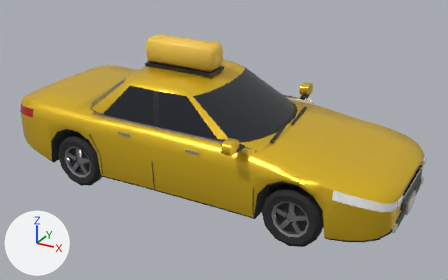
What one commit did to the glTF model app/public/world/vehicles/taxi.glb.
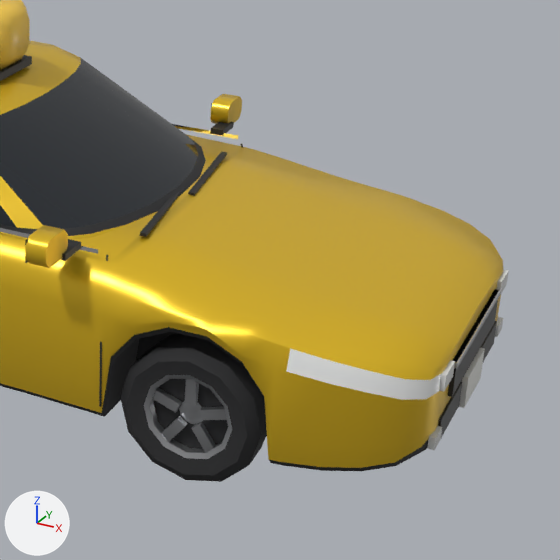
There are two pictures of each version: one whole from a camera (50 mm lens) standing at (3.51, -6.08, 3.66) and looking at (0.18, -0.03, 0.64), one close up on the part from 47% to 100% of the width and 15% to 100% of the height. Lighting does not change. The marker at lower left points along +X, +Y and +Z. The last two pictures show the newer version. Objects named as collision shapes, trigger or cutter boxes, shadow casters or lower levels of detail are left out. Where no turn or scale is listed for an object, it has been applied to the vertices. Vertices at exactly the same position are counted once.

The first close-up shows 'lod0'.
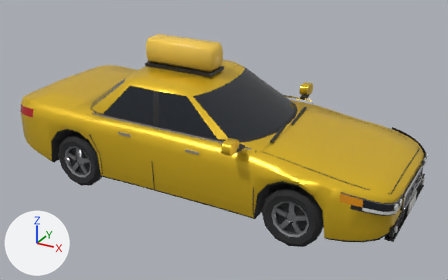
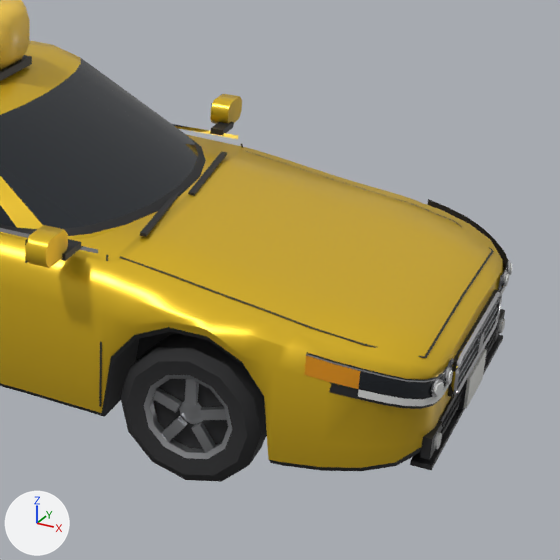
Where the newer file only moved an object's origin or applied its transform, the numbers keep the older frame.

Patch to the scene script:
```diff
--- a/app/public/world/vehicles/taxi.glb.py
+++ b/app/public/world/vehicles/taxi.glb.py
@@ mat_amber @@
+mat_amber = bpy.data.materials.new('amber')
+# nodes: BsdfPrincipled, Mix, OutputMaterial, VertexColor
+# colours: orange #ed9919, mixed with the vertex colours
@@ me_lod0 @@
 # used by ob_lod0; location = (0.004, 0.0, 0.895)
-me_lod0.from_pydata(...)  # 1944 vertices, 3444 faces; spans x -2.45..2.45, y -1.13..1.13, z -0.9..0.9
+me_lod0.from_pydata(...)  # 2478 vertices, 4196 faces; spans x -2.45..2.46, y -1.12..1.12, z -0.9..0.9
+# me_lod0 part 1: a new loose piece, a 10-sided cylinder along x spanning x 2.447..2.463, y -0.045..0.045, z -0.383..-0.297, in mat_chrome
+# me_lod0 part 2: a new loose piece, a 10-sided cylinder along x spanning x 2.432..2.441, y -0.5771..-0.4961, z -0.2971..-0.22, in mat_chrome
+# me_lod0 part 3: a new loose piece, a box spanning x 2.356..2.446, y -0.67..0.67, z -0.641..-0.619, in mat_trim
+# me_lod0 part 4: a new loose piece, a box spanning x 2.396..2.436, y 0.52..0.68, z -0.585..-0.485, in mat_trim
+# me_lod0 part 5: a new loose piece, a box spanning x 2.396..2.436, y -0.68..-0.52, z -0.585..-0.485, in mat_trim
+# me_lod0 part 6: a new loose piece, a 10-sided cylinder along x spanning x 2.433..2.451, y 0.507..0.567, z -0.287..-0.23, in mat_head
+# me_lod0 part 7: a new loose piece, a 10-sided cylinder along x spanning x 2.433..2.451, y -0.567..-0.507, z -0.287..-0.23, in mat_head
+# me_lod0 part 8: a new loose piece, a 10-sided cylinder along x spanning x 2.433..2.451, y 0.564..0.636, z -0.569..-0.501, in mat_head
+# me_lod0 part 9: a new loose piece, a 10-sided cylinder along x spanning x 2.433..2.451, y -0.636..-0.564, z -0.569..-0.501, in mat_head
+# me_lod0 part 10: the loose piece of 8 vertices spanning x 2.43..2.45, y -0.15..0.15, z -0.6..-0.45 is moved by (0.01, 0.0, 0.0)
+# me_lod0 part 11: the loose piece of 8 vertices spanning x 2.42..2.45, y -0.41..0.41, z -0.28..-0.25 is rebuilt with 8 vertices and now spans x 2.44..2.45, y -0.37..0.37, z -0.3..-0.29, in mat_rim
+# me_lod0 part 12: the loose piece of 8 vertices spanning x 2.41..2.44, y 0.53..0.63, z -0.56..-0.5 is deleted
+# me_lod0 part 13: the loose piece of 8 vertices spanning x 2.41..2.44, y -0.63..-0.53, z -0.56..-0.5 is deleted
+# me_lod0 part 14: 4 vertices moved within x 2.44, y -0.58..0.58, z -0.3; 12 vertices removed from x 2.41..2.44, y -0.58..0.58, z -0.3..-0.23; 398 vertices added at x 1.02..2.46, y -0.93..0.93, z -0.61..0.07
+# me_lod0 part 15: 132 kept faces spanning x -1.61..2.44, y -0.94..0.94, z -0.84..-0.06 get new vertex colours
+# me_lod0 part 16: 20 faces spanning x 1.87..2.42, y -0.94..0.94, z -0.3..-0.09 switch from mat_head to mat_paint
+# other edits to the shape of me_lod0 do not show in these pictures
 me_lod0.materials.append(mat_glass)
@@ me_lod0 @@
 me_lod0.materials.append(mat_sign)
+me_lod0.materials.append(mat_amber)
```

Changed parts and their boxes [x1, y1, x2, y2] in the close-ups (560 x 560 px; the box of a moved part takes in the faces that stretch with it):
'lod0', reshaped
    before: [0, 0, 509, 482]
    after: [0, 0, 512, 482]
part 1 of me_lod0, added
    after: [476, 332, 484, 352]
part 2 of me_lod0, added
    after: [444, 367, 451, 386]
part 3 of me_lod0, added
    after: [410, 335, 503, 470]
part 4 of me_lod0, added
    after: [494, 309, 505, 341]
part 5 of me_lod0, added
    after: [420, 421, 442, 460]
part 6 of me_lod0, added
    after: [504, 274, 509, 286]
part 7 of me_lod0, added
    after: [447, 370, 453, 384]
part 8 of me_lod0, added
    after: [498, 319, 505, 333]
part 9 of me_lod0, added
    after: [434, 432, 442, 450]
part 10 of me_lod0, moved or reshaped
    before: [459, 348, 485, 408]
    after: [464, 349, 487, 409]
part 11 of me_lod0, rebuilt (17% narrower, 16% shorter)
    before: [454, 288, 501, 369]
    after: [460, 299, 499, 367]
part 12 of me_lod0, deleted
    before: [495, 317, 503, 337]
part 13 of me_lod0, deleted
    before: [428, 426, 442, 450]
part 14 of me_lod0, built on
    before: [439, 269, 509, 392]
    after: [119, 151, 512, 434]
part 15 of me_lod0, recoloured
    both: [286, 260, 503, 460]
part 16 of me_lod0, recoloured
    before: [286, 348, 442, 400]
    after: [286, 348, 440, 384]
